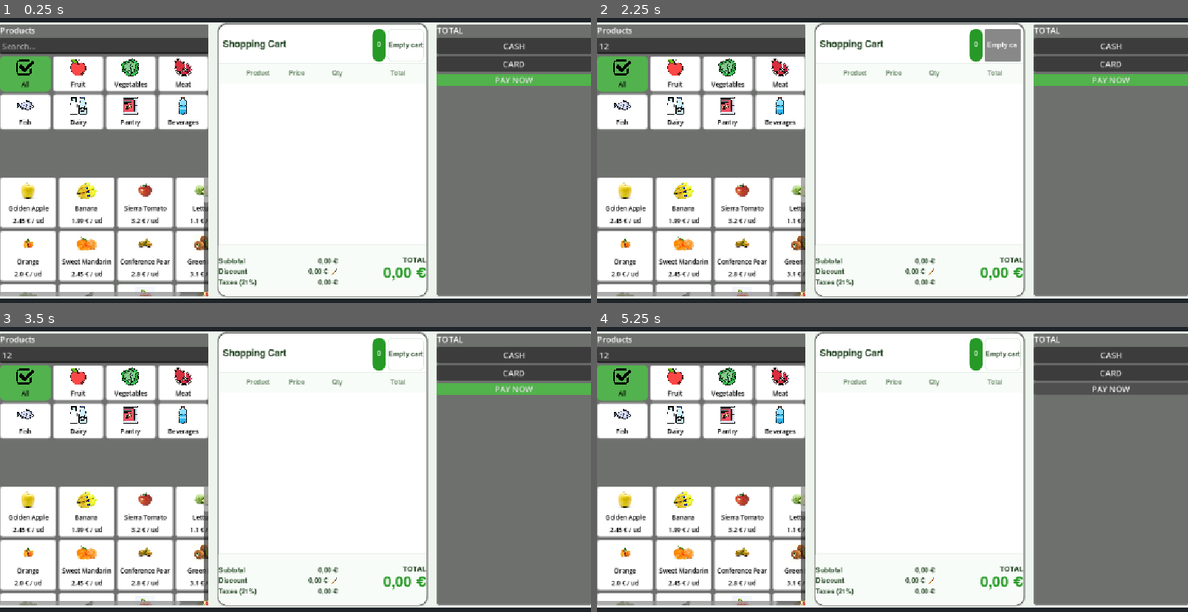
Above: before the commit, frames 1-4 (two rows, left to right).
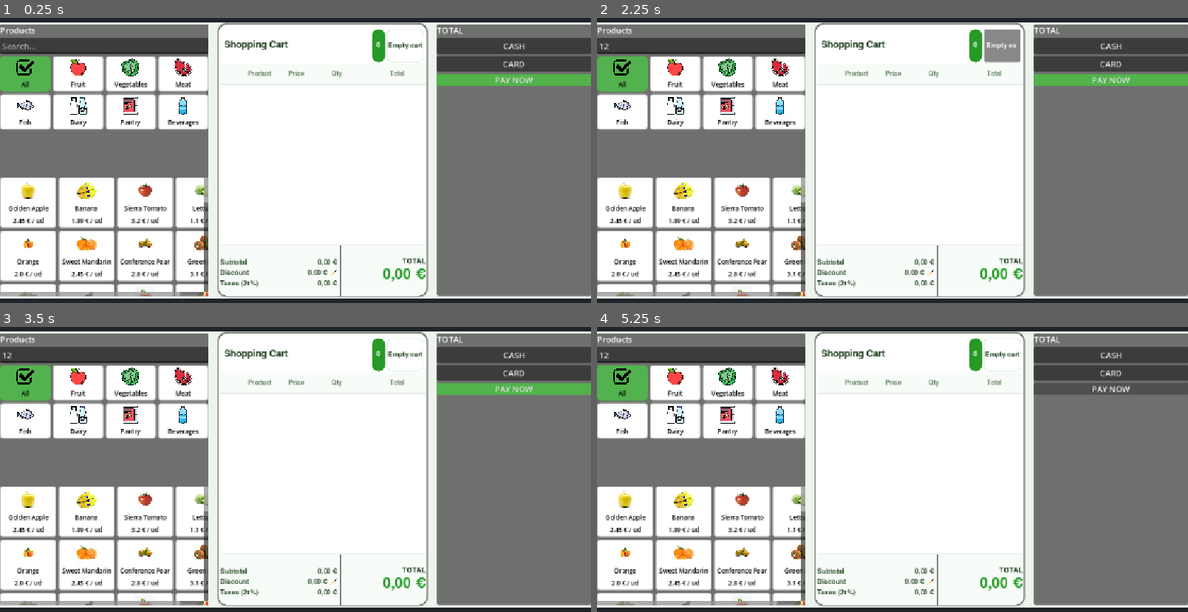
Above: after the commit, the same moments.

Repository: fersaezl/Algodonales-Fresh-POS
Game: Godot game, scene res://Scenes/MainPos.tscn
The game is run twice, just before and just after one commit, with the same random seed, the same clock (stepped at 60 frames per second) and the same inputs. The project has no main scene, so this scene is started directly.
Inputs (mouse positions are in pixels of both pictures, inside the frame that each line leads up to; where the layout moved, square brackets give the same spot in the first picture):
- Up to frame 1 (0.25 s): no input
- Up to frame 2 (2.25 s): click (703, 46) at 0.52 s; type "12" at 0.6 s; click (620, 75) at 1.27 s; click "Empty cart" at 2 s
- Up to frame 3 (3.5 s): click (330, 583) [336, 580] at 2.75 s
- Up to frame 4 (5.25 s): click "CASH" at 3.5 s; click "CARD" at 4.25 s; click "PAY NOW" at 5 s

The runs differ from the first frame. In frame 1, 1.5% of the frame differs, in the area x 36-73%, y 3-98%; in frame 2, 1.5%; in frame 3, 1.5%; in frame 4, 1.5%.

Commit message:
Update Cart scene layout by adjusting offsets for better positioning

Diff:
--- a/Scenes/Cart.tscn
+++ b/Scenes/Cart.tscn
@@ -77,8 +77,9 @@
 anchors_preset = 15
 anchor_right = 1.0
 anchor_bottom = 1.0
-offset_top = 13.0
-offset_right = -1.0
+offset_left = 3.0
+offset_top = 14.0
+offset_right = -2.0
 grow_horizontal = 2
 grow_vertical = 2
 theme_override_constants/separation = 0
@@ -209,6 +210,8 @@
 anchors_preset = 15
 anchor_right = 1.0
 anchor_bottom = 1.0
+offset_top = 2.0
+offset_bottom = -1.0
 grow_horizontal = 2
 grow_vertical = 2
 
Not shown: 1 places in Scenes/Cart.tscn that only renumber resources
